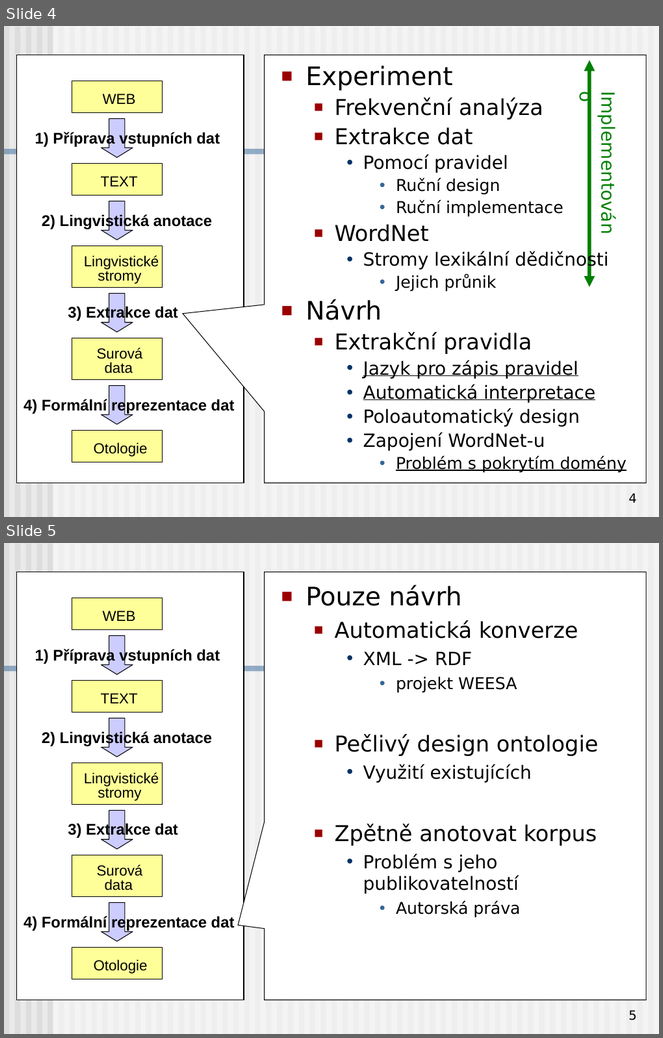
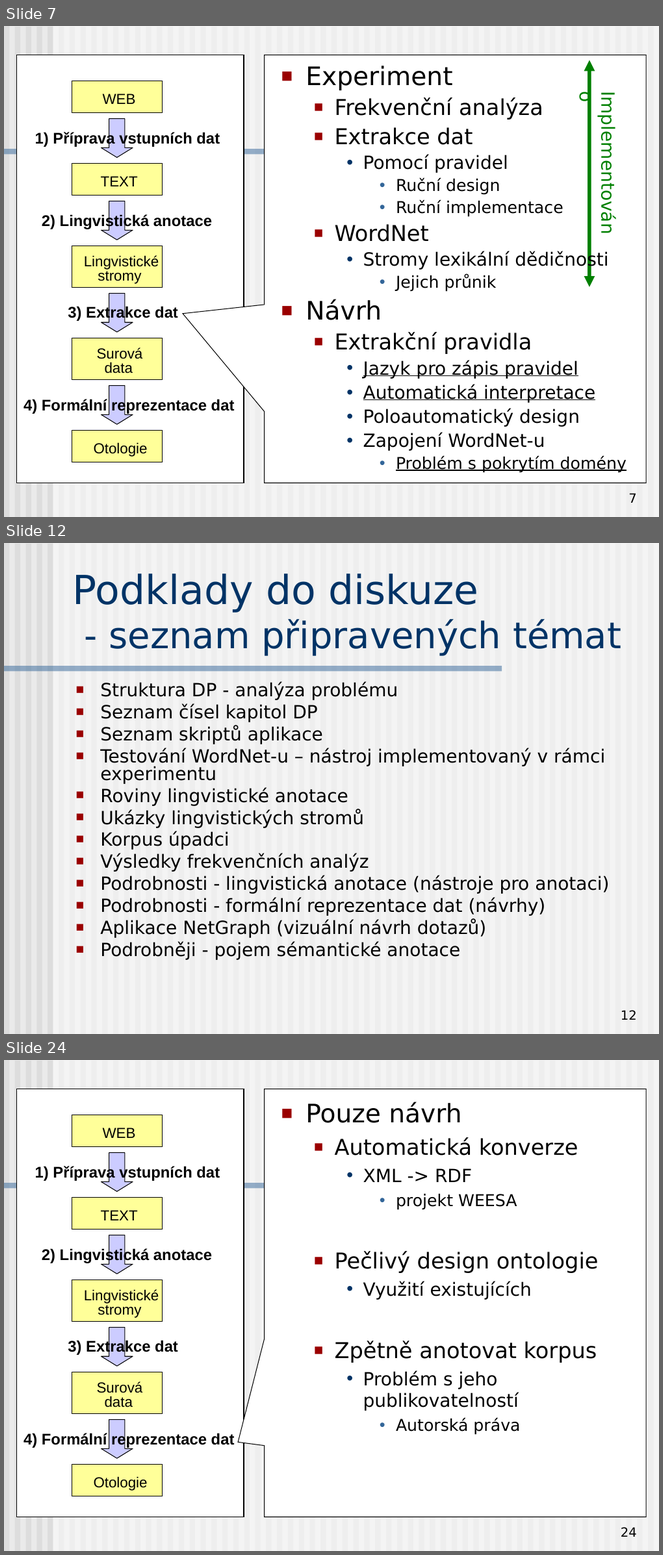
Before and after one commit to BackupTheBerlios/czsem-svn, a slide deck: trunk/docs/Presentation/dedek_czsem_obhajoba.ppt. Shown one above the other, each under a label of ours: slides 4 and 5 before the commit, slides 7, 12 and 24 after it; the slides between them are not shown. The pictures are 663x1038 and 663x1555 pixels, drawn with LibreOffice and Linux fonts; fonts in the diff are those of the drawing. Boxes give left, top, right and bottom in pixels: in the first picture for what was removed or moved away, otherwise in the second. Text is boxed around its words. In the diff, an @@ line names an element or a change of style, - is before the commit and + after.

```diff
--- a/trunk/docs/Presentation/dedek_czsem_obhajoba.ppt
+++ b/trunk/docs/Presentation/dedek_czsem_obhajoba.ppt
@@ slide 12 added at [4,543,659,1034], background #EAEAEA; not listed: 62 template elements that a slide beside it also shows @@
@@ title added at [73,574,622,656], 40 pt, text #003366 @@
+Podklady do diskuze
+- seznam připravených témat
@@ text added at [100,682,609,960], 20 pt, text #000000 @@
+■ Struktura DP - analýza problému
+■ Seznam čísel kapitol DP
+■ Seznam skriptů aplikace
+■ Testování WordNet-u – nástroj implementovaný v rámci experimentu
+■ Roviny lingvistické anotace
+■ Ukázky lingvistických stromů
+■ Korpus úpadci
+■ Výsledky frekvenčních analýz
+■ Podrobnosti - lingvistická anotace (nástroje pro anotaci)
+■ Podrobnosti - formální reprezentace dat (návrhy)
+■ Aplikace NetGraph (vizuální návrh dotazů)
+■ Podrobněji - pojem sémantické anotace
@@ page number added at [621,1010,637,1020], 14 pt, text #000000 @@
+12
@@ what was slide 4 is now slide 7 @@
@@ page number at [629,493,636,503]: text changed @@
-4
+7
@@ what was slide 5 is now slide 24 @@
@@ page number at [621,1527,637,1537]: text changed @@
-5
+24
```
Also in this commit, not shown: 3 slides changed, 18 other slides added, 2 slides removed.
